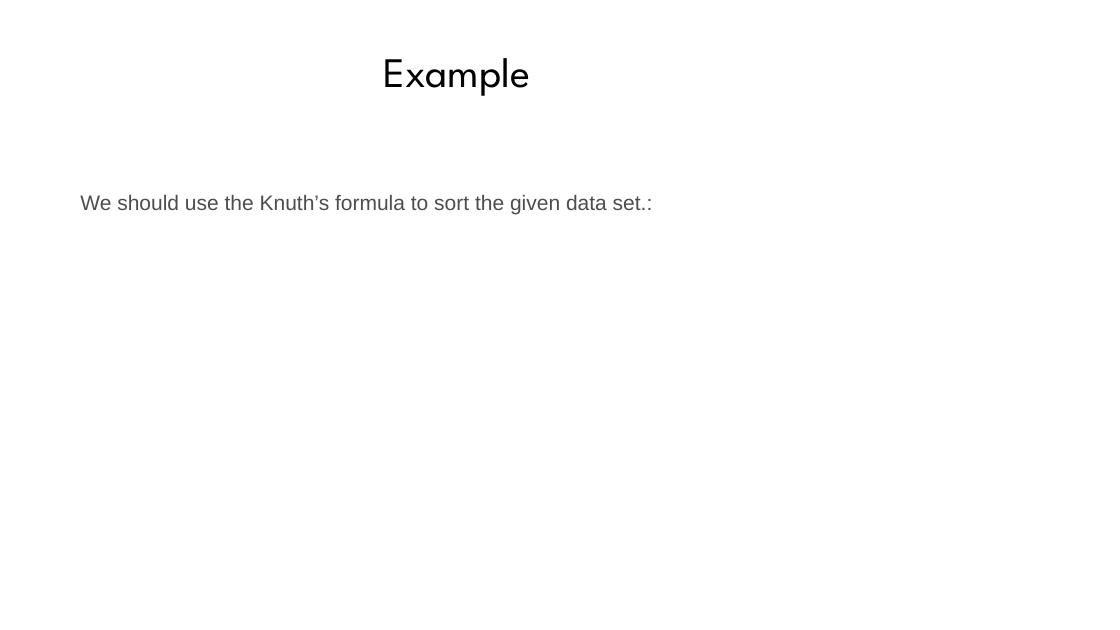
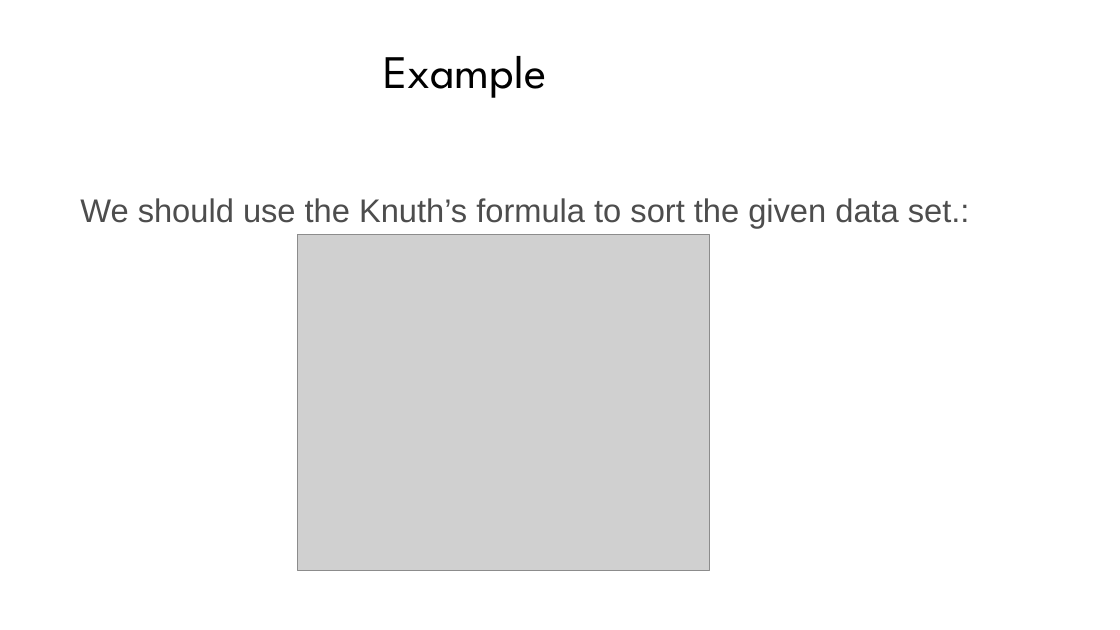
Before and after one commit to praash47/dsa, a slide deck: slide 5 of double_hash_and_shell_sort.pptx. Drawn at 1120x630 pixels with LibreOffice and Linux fonts; fonts in the diff are those of the drawing; grey boxes stand for pictures; background and template pictures are left out. Boxes give left, top, right and bottom in pixels: in the first picture for what was removed or moved away, otherwise in the second. Text is boxed around its words. In the diff, an @@ line names an element or a change of style, - is before the commit and + after.

```diff
--- a/double_hash_and_shell_sort.pptx
+++ b/double_hash_and_shell_sort.pptx
@@ title "Example" at [383,56,547,98]: size 36 to 40 pt @@
@@ text "We should use the Knuth’s ..." at [80,198,970,228]: size 18 to 28 pt @@
@@ picture added at [297,234,710,571] @@
```
Also in this commit, not shown: 1 slide added, 3 other files.
